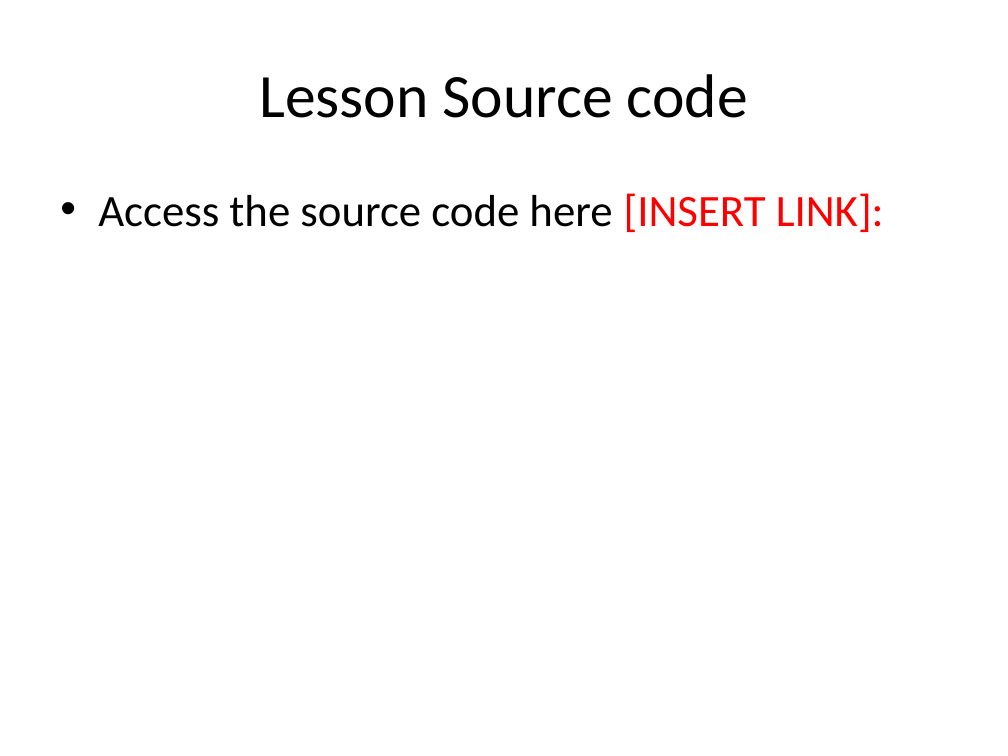
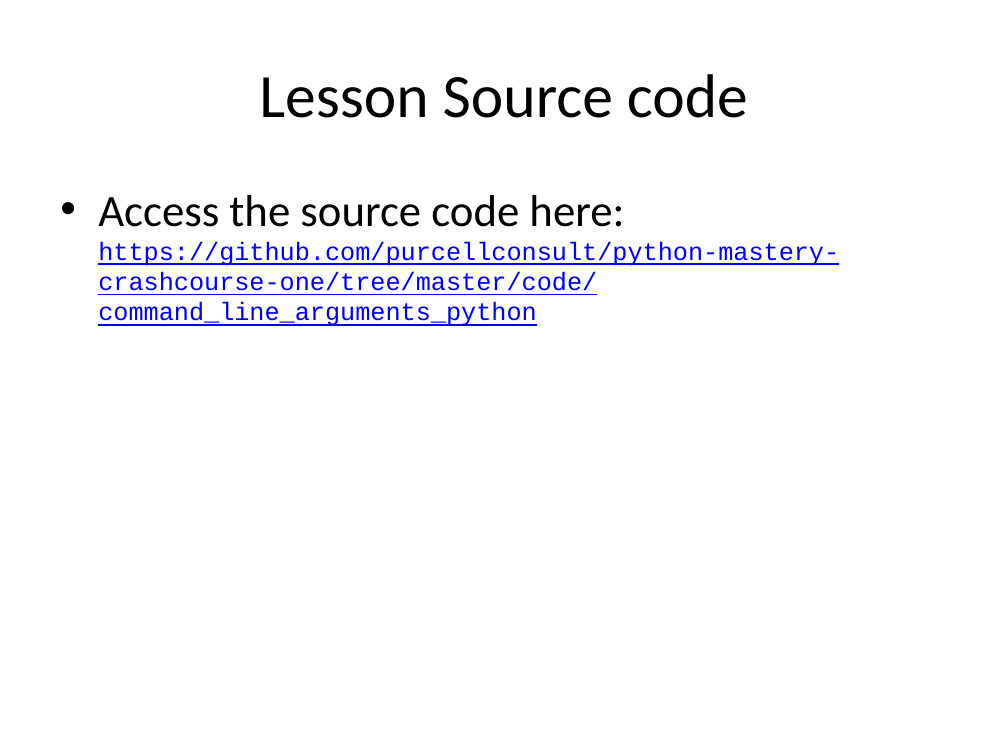
Before and after one commit to purcellconsult/python-mastery-crashcourse-one, a slide deck: slide 21 of slide_decks/03_commandlne_arguments_python.pptx. Drawn at 1008x756 pixels with LibreOffice and Linux fonts; fonts in the diff are those of the drawing. Boxes give left, top, right and bottom in pixels: in the first picture for what was removed or moved away, otherwise in the second. Text is boxed around its words. In the diff, an @@ line names an element or a change of style, - is before the commit and + after.

```diff
--- a/slide_decks/03_commandlne_arguments_python.pptx
+++ b/slide_decks/03_commandlne_arguments_python.pptx
@@ text at (x1=98, y1=195, x2=839, y2=326): text changed; size 32 to 18 pt; font Calibri to Courier New; text colour #000000 to #0000FF @@
-• Access the source code here [INSERT LINK]:
+• Access the source code here: https://github.com/purcellconsult/python-mastery-crashcourse-one/tree/master/code/command_line_arguments_python
```
Also in this commit, not shown: 5 other files.
